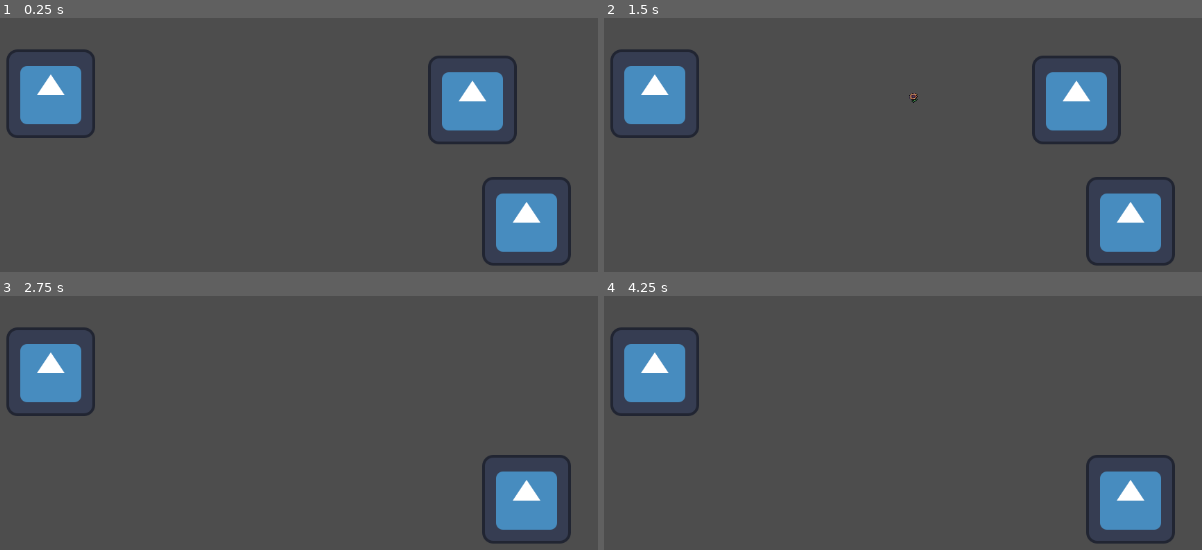
Above: before the commit, frames 1-4 (two rows, left to right).
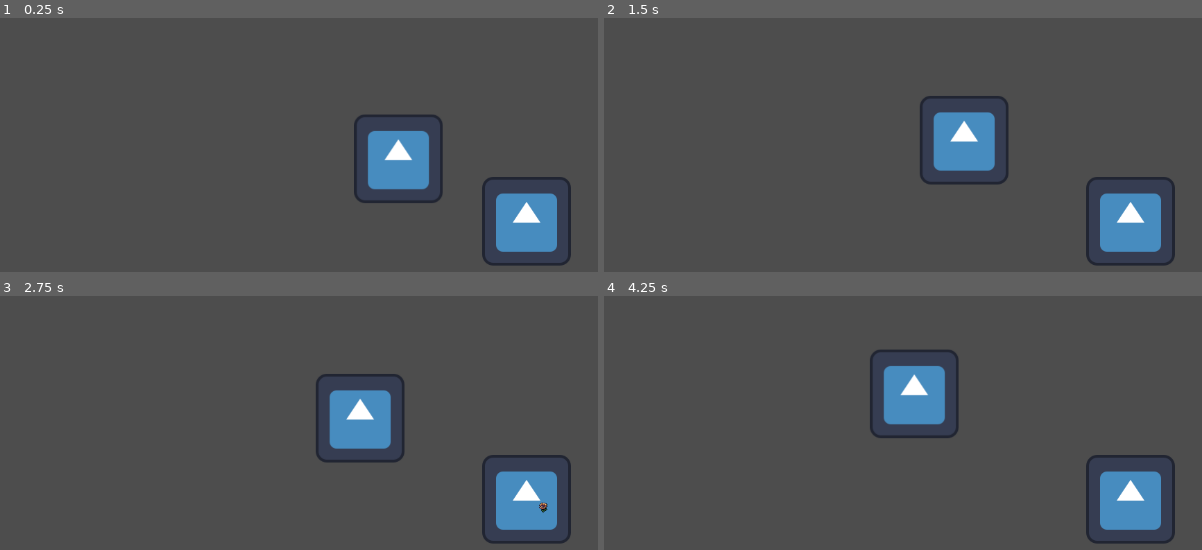
Above: after the commit, the same moments.

Repository: ConnorTamme/Bubble-Power
Game: Godot game, scene res://testing.tscn
Same seed, same stepped clock (60 frames per second), same inputs: the game is played once before the commit and once after it. This scene is started directly instead of the project's main scene. The engine's default icon, where the game draws it, is replaced by a stand-in: a white triangle on a blue panel in a dark square.
Inputs (mouse positions are in pixels of both pictures, inside the frame that each line leads up to):
- Up to frame 1 (0.25 s): no input
- Up to frame 2 (1.5 s): move the mouse to (980, 56) at 0.52 s; press the mouse at (980, 56) at 0.53 s; hold D (p1_right) 0.53-1.28 s; move the mouse to (639, 101) at 1.27 s; release the mouse at (639, 101) at 1.28 s; hold S (p1_down) from 1.28 s (still down); tap Ctrl (p1_sneak) at 1.35 s
- Up to frame 3 (2.75 s): move the mouse to (outside the picture) at 2.02 s; release S (p1_down) at 2.03 s; hold D (p1_right) from 2.03 s (still down); tap Shift (p1_sprint) at 2.1 s
- Up to frame 4 (4.25 s): tap Enter at 2.75 s; move the mouse to (765, 445) at 2.77 s; release D (p1_right) at 2.78 s; hold W (p1_up) 2.78-3.53 s; click (765, 445) at 2.85 s; move the mouse to (1040, 423) at 3.52 s; hold A (p1_left) from 3.53 s (still down); tap Ctrl (p1_sneak) at 3.6 s

The runs differ from the first frame. In frame 1, 9.0% of the frame differs, in the area x 1-87%, y 12-73%; in frame 2, 9.1%, in the area x 1-87%, y 12-66%; in frame 3, 6.1%; in frame 4, 6.1%.
Error before the commit: Invalid access to property or key 'position' on a base object of type 'previously freed'. (res://enemy.gd:39)

Commit message:
Enemy ai works. Some balancing will need to be done but all funcitonality is there

Diff:
--- a/enemy.gd
+++ b/enemy.gd
@@ -4,11 +4,13 @@
 @export var health = 2
 @export var towardsPlayer = true
 var invincible = false
-var canAttack = true
 var player
 var weapon
-
-static var projectileScene  = preload("res://projectile.tscn")
+enum states {READY, APPROACH, RETREAT, PREPARE, RECOVER}
+var ai_state = states.READY
+@export var enemyStats = {
+	Enums.ENT_STATS.RANGE: 100000
+}
 
 # Called when the node enters the scene tree for the first time.
 func _ready() -> void:
@@ -19,7 +21,7 @@
 
 # Called every frame. 'delta' is the elapsed time since the previous frame.
 func _process(delta: float) -> void:
-	#move(delta)
+	move(delta)
 	if Input.is_action_pressed("p1_shoot"):
 		debug_damage()
 
@@ -40,13 +42,39 @@
 
 
 func move(delta: float) -> void:
-	var direction = Vector2(player.position.x - position.x, player.position.y - position.y)
-	direction = direction/direction.length()
-	direction = direction * moveSpeed * delta
-	if (!towardsPlayer):
-		direction *= -1
-	position.x += direction.x
-	position.y += direction.y
+	match ai_state:
+		states.READY:
+			var player_location = Vector2(player.position.x - position.x, player.position.y - position.y)
+			if player_location.length() < enemyStats[Enums.ENT_STATS.RANGE]/2:
+				ai_state = states.RETREAT
+				$maxRetreatTime.start()
+			elif player_location.length() > enemyStats[Enums.ENT_STATS.RANGE]:
+				ai_state = states.APPROACH
+			else:
+				ai_state = states.PREPARE
+				$prepareTime.start()
+		states.APPROACH:
+			var direction = Vector2(player.position.x - position.x, player.position.y - position.y)
+			direction = direction/direction.length()
+			direction = direction * moveSpeed * delta
+			position.x += direction.x
+			position.y += direction.y
+			var player_location = Vector2(player.position.x - position.x, player.position.y - position.y)
+			if player_location.length() < enemyStats[Enums.ENT_STATS.RANGE]:
+				ai_state = states.PREPARE
+				$prepareTime.start()
+		states.RETREAT:
+			var direction = Vector2(player.position.x - position.x, player.position.y - position.y)
+			direction = direction/direction.length()
+			direction = direction * moveSpeed * delta * -1
+			position.x += direction.x
+			position.y += direction.y
+			var player_location = Vector2(player.position.x - position.x, player.position.y - position.y)
+			if player_location.length() > enemyStats[Enums.ENT_STATS.RANGE]:
+				ai_state = states.APPROACH
+			elif player_location.length() > enemyStats[Enums.ENT_STATS.RANGE]:
+				ai_state = states.PREPARE
+				$prepareTime.start()
 
 func _on_invincible_delay_timeout() -> void:
 	invincible = false
@@ -57,5 +85,16 @@
 	body.queue_free()
 
 
-func _on_attack_delay_timeout() -> void:
-	canAttack = true
+func _on_recover_time_timeout() -> void:
+	ai_state = states.READY
+
+
+func _on_prepare_time_timeout() -> void:
+	weapon.attack(Vector2(player.position.x - position.x, player.position.y - position.y))
+	$recoverTime.start()
+
+
+func _on_max_retreat_time_timeout() -> void:
+	if ai_state == states.RETREAT:
+		ai_state = states.PREPARE
+		$prepareTime.start()
--- a/enemy.tscn
+++ b/enemy.tscn
@@ -19,10 +19,20 @@
 shape = SubResource("CapsuleShape2D_k4rwi")
 
 [node name="invincibleDelay" type="Timer" parent="."]
+one_shot = true
 
-[node name="attackDelay" type="Timer" parent="."]
+[node name="prepareTime" type="Timer" parent="."]
+one_shot = true
+
+[node name="recoverTime" type="Timer" parent="."]
+one_shot = true
+
+[node name="maxRetreatTime" type="Timer" parent="."]
+one_shot = true
 
 [connection signal="area_entered" from="." to="." method="_on_area_entered"]
 [connection signal="body_entered" from="." to="." method="_on_body_entered"]
 [connection signal="timeout" from="invincibleDelay" to="." method="_on_invincible_delay_timeout"]
-[connection signal="timeout" from="attackDelay" to="." method="_on_attack_delay_timeout"]
+[connection signal="timeout" from="prepareTime" to="." method="_on_prepare_time_timeout"]
+[connection signal="timeout" from="recoverTime" to="." method="_on_recover_time_timeout"]
+[connection signal="timeout" from="maxRetreatTime" to="." method="_on_max_retreat_time_timeout"]
--- a/enums.gd
+++ b/enums.gd
@@ -2,3 +2,4 @@
 
 enum WeaponType {shotgun}
 enum WEAPON_STATS {DAM, SPEED, RANGE, PELLET_COUNT, ACCURACY}
+enum ENT_STATS {HEALTH, MOVE_SPEED, SHIELD, RANGE}
--- a/static_stats.gd
+++ b/static_stats.gd
@@ -1,6 +1,6 @@
 extends Node
 
-enum ENT_STATS {HEALTH, MOVE_SPEED, SHIELD}
+enum ENT_STATS {HEALTH, MOVE_SPEED, SHIELD, RANGE}
 enum WEAPON_STATS {DAM, SPEED, RANGE, PELLET_COUNT, ACCURACY}
 
 
--- a/testing.tscn
+++ b/testing.tscn
@@ -5,21 +5,14 @@
 
 [node name="Testing" type="Node2D"]
 
-[node name="Playera" type="Node2D" parent="."]
+[node name="Player" type="Node2D" parent="."]
 position = Vector2(1049, 530)
 
-[node name="Sprite2D" type="Sprite2D" parent="Playera"]
+[node name="Sprite2D" type="Sprite2D" parent="Player"]
 texture = ExtResource("1_6pilx")
 
 [node name="Enemy" parent="." instance=ExtResource("2_a55p0")]
-position = Vector2(363, 346)
+position = Vector2(881, 448)
 collision_layer = 0
 collision_mask = 0
-moveSpeed = 0
-
-[node name="Player" parent="." instance=ExtResource("2_a55p0")]
-position = Vector2(971, 355)
-collision_layer = 255
-collision_mask = 255
-moveSpeed = 0
-towardsPlayer = false
+moveSpeed = 80
